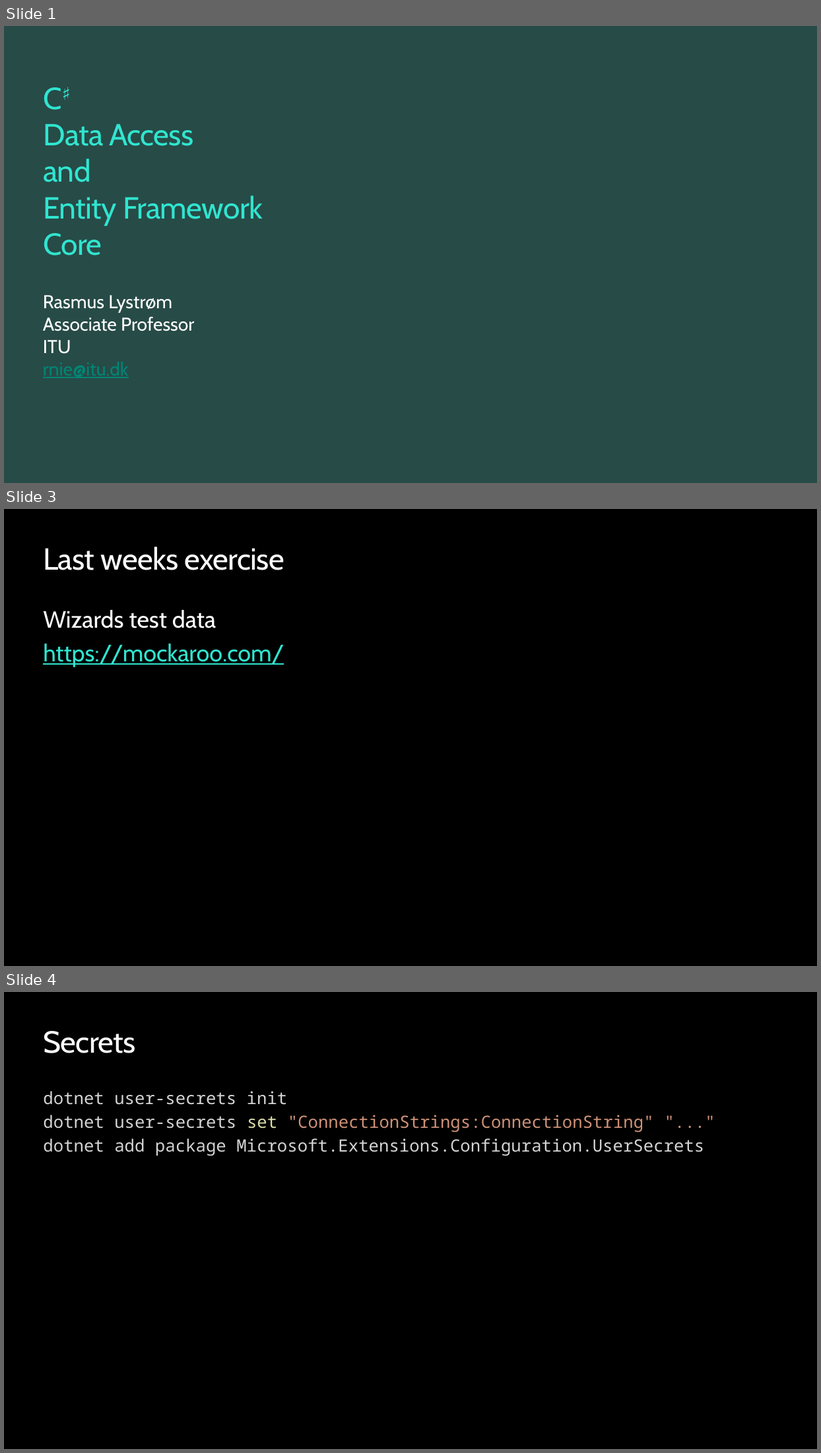
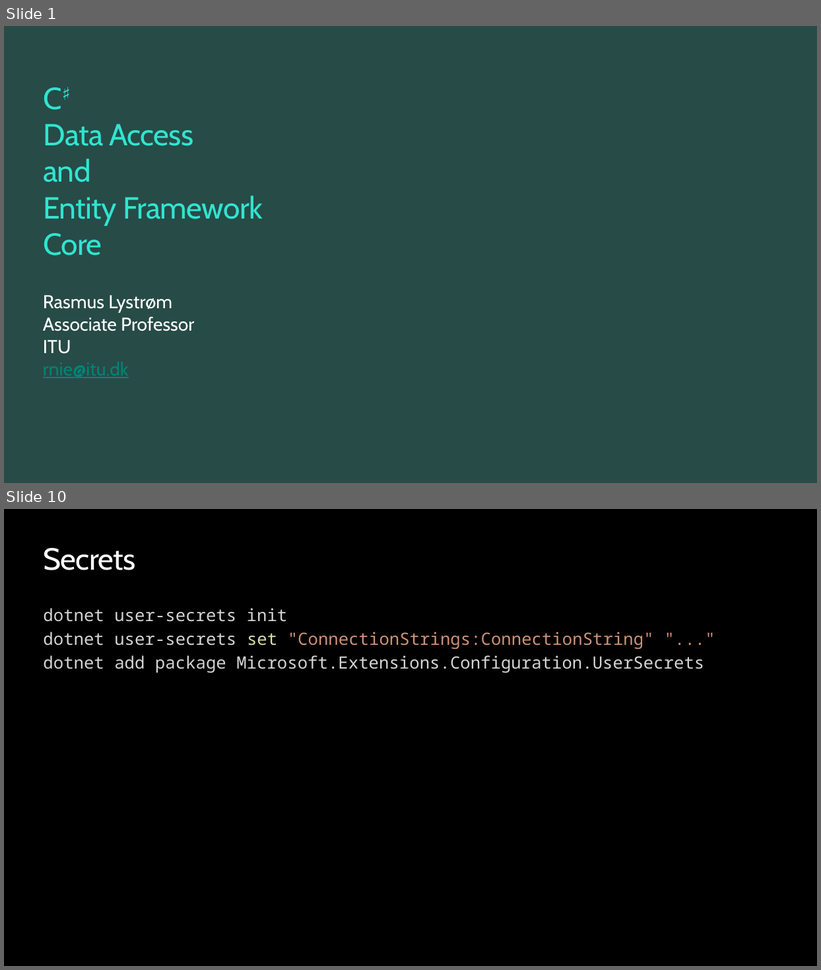
Before and after one commit to ondfisk/BDSA2020, a slide deck: Slides/Lecture04 - Data Access and Entity Framework Core.pptx. Shown one above the other, each under a label of ours: slides 1, 3 and 4 before the commit, slides 1 and 10 after it; the slides between them are not shown. The pictures are 821x1453 and 821x970 pixels, drawn with LibreOffice and Linux fonts; fonts in the diff are those of the drawing; background and template pictures are left out. Boxes give left, top, right and bottom in pixels: in the first picture for what was removed or moved away, otherwise in the second. Text is boxed around its words. In the diff, an @@ line names an element or a change of style, - is before the commit and + after.

```diff
--- a/Slides/Lecture04 - Data Access and Entity Framework Core.pptx
+++ b/Slides/Lecture04 - Data Access and Entity Framework Core.pptx
@@ slide 3 removed at (4,509,817,966), background #000000 @@
@@ title removed at (43,547,284,570) @@
-Last weeks exercise
@@ text removed at (43,610,284,667) @@
-Wizards test data
-https://mockaroo.com/
@@ what was slide 4 is now slide 10 @@
```
Also in this commit, not shown: 1 slide changed, 5 slides added, 1 other slide removed, 12 other files.
